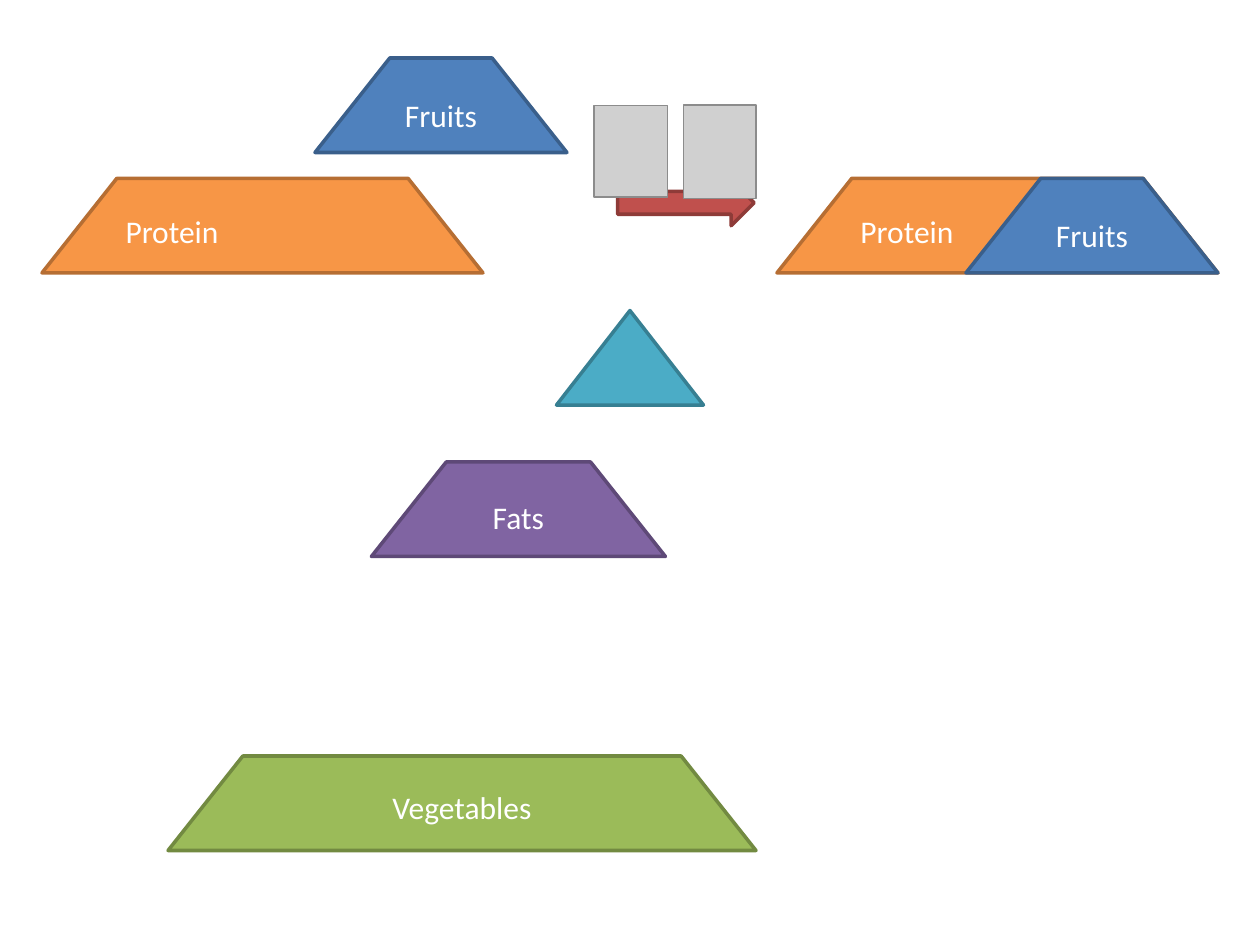
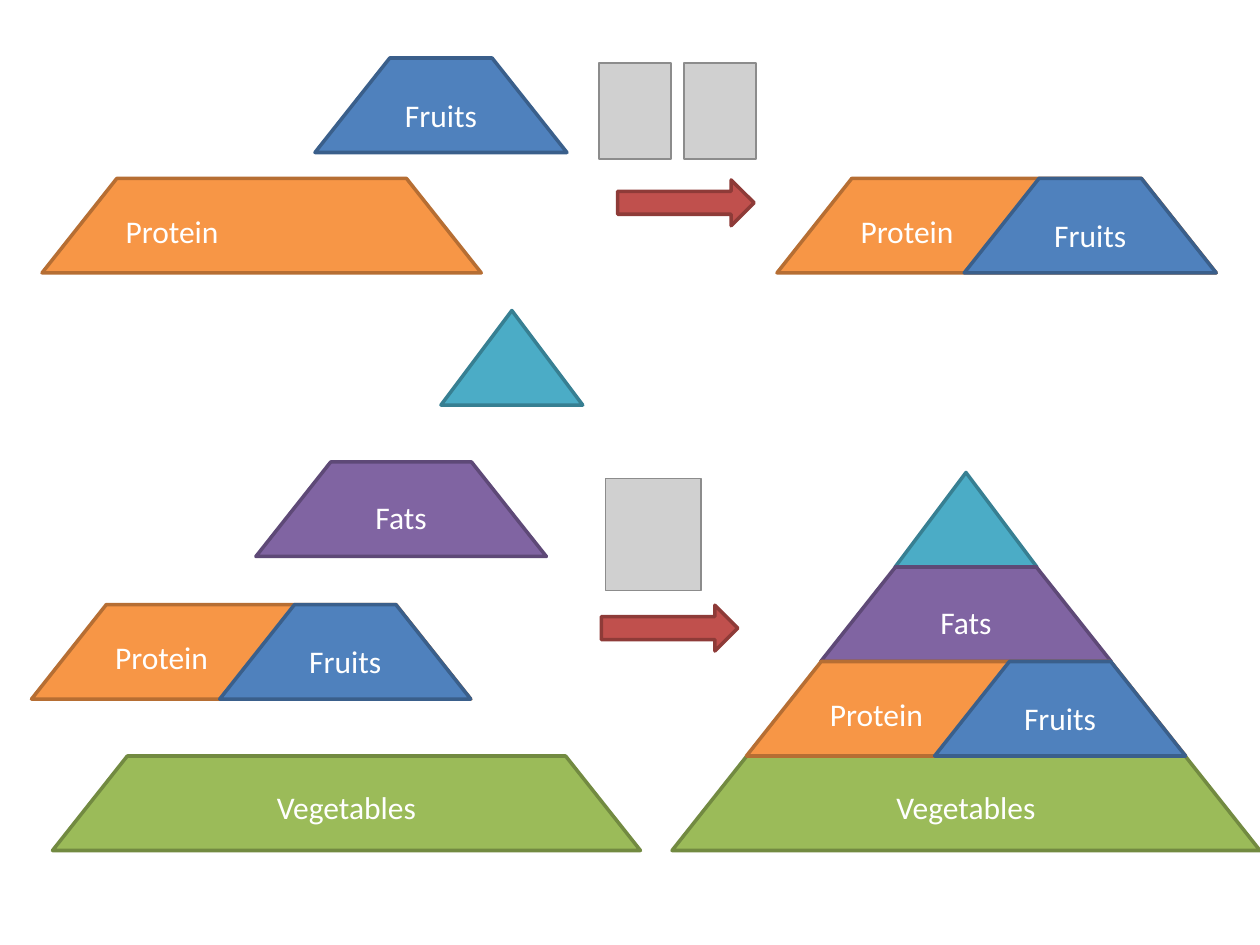
Before and after one commit to PowerPointLabs/PowerPointLabs, a slide deck: slide 14 of doc/Examples-PositionsLab.pptx (slide 8 before the commit). Drawn at 1260x945 pixels with LibreOffice and Linux fonts; fonts in the diff are those of the drawing; grey boxes stand for pictures. Boxes give left, top, right and bottom in pixels: in the first picture for what was removed or moved away, otherwise in the second. Text is boxed around its words. In the diff, an @@ line names an element or a change of style, - is before the commit and + after.

```diff
--- a/doc/Examples-PositionsLab.pptx
+++ b/doc/Examples-PositionsLab.pptx
@@ picture added at (598, 63, 670, 159) @@
@@ picture added at (684, 63, 756, 159) @@
@@ picture removed at (593, 106, 667, 198) @@
@@ picture removed at (684, 105, 756, 198) @@
@@ trapezoid: place and size @@
-trapezoid at (557, 310, 704, 404)
+trapezoid at (441, 310, 582, 404)
@@ trapezoid "Fats": place and size @@
-trapezoid "Fats" at (372, 462, 665, 557)
+trapezoid "Fats" at (256, 462, 547, 557)
@@ picture added at (606, 479, 702, 591) @@
@@ trapezoid added at (895, 472, 1036, 567), fill #4BACC6, outline #377F92 2 pt @@
@@ trapezoid added at (820, 567, 1111, 662), fill #8064A2, outline #5F4A78 2 pt, 18 pt, text #FFFFFF @@
+Fats
@@ trapezoid added at (32, 605, 471, 699), fill #F79646, outline #B76F34 2 pt, 18 pt, text #FFFFFF @@
+Protein
@@ trapezoid added at (219, 605, 470, 699), fill #4F81BD, outline #3A5F8C 2 pt, 18 pt, text #FFFFFF @@
+Fruits
@@ right arrow added at (601, 605, 737, 650), fill #C0504D, outline #8E3B39 2 pt @@
@@ trapezoid added at (746, 662, 1186, 756), fill #F79646, outline #B76F34 2 pt, 18 pt, text #FFFFFF @@
+Protein
@@ trapezoid added at (935, 662, 1186, 756), fill #4F81BD, outline #3A5F8C 2 pt, 18 pt, text #FFFFFF @@
+Fruits
@@ trapezoid "Vegetables": place and size @@
-trapezoid "Vegetables" at (168, 756, 756, 850)
+trapezoid "Vegetables" at (53, 756, 641, 850)
@@ trapezoid added at (672, 756, 1260, 850), fill #9BBB59, outline #738A42 2 pt, 18 pt, text #FFFFFF @@
+Vegetables
```
Also in this commit, not shown: 17 other slides changed, 6 slides added, 10 other files.
